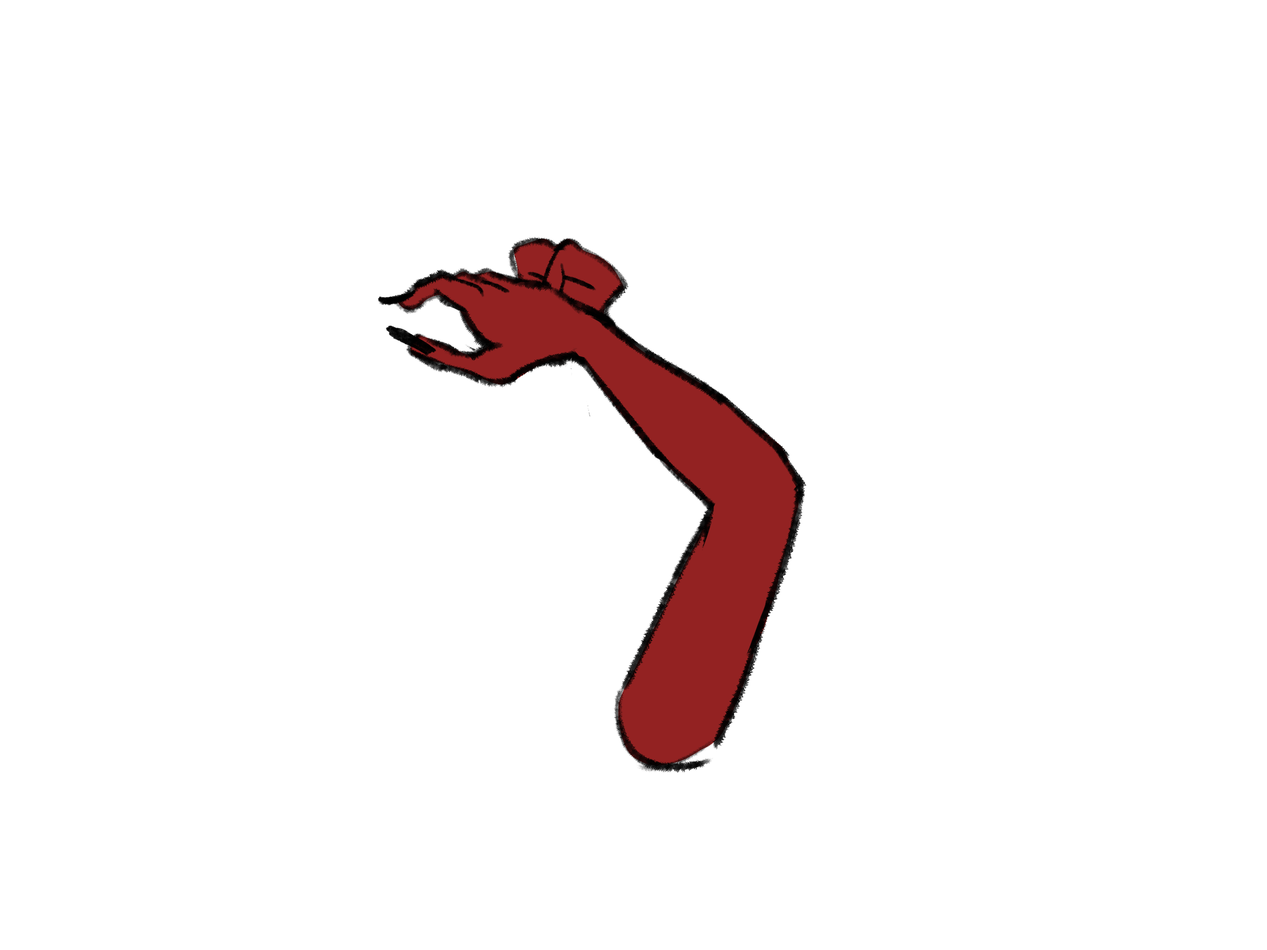
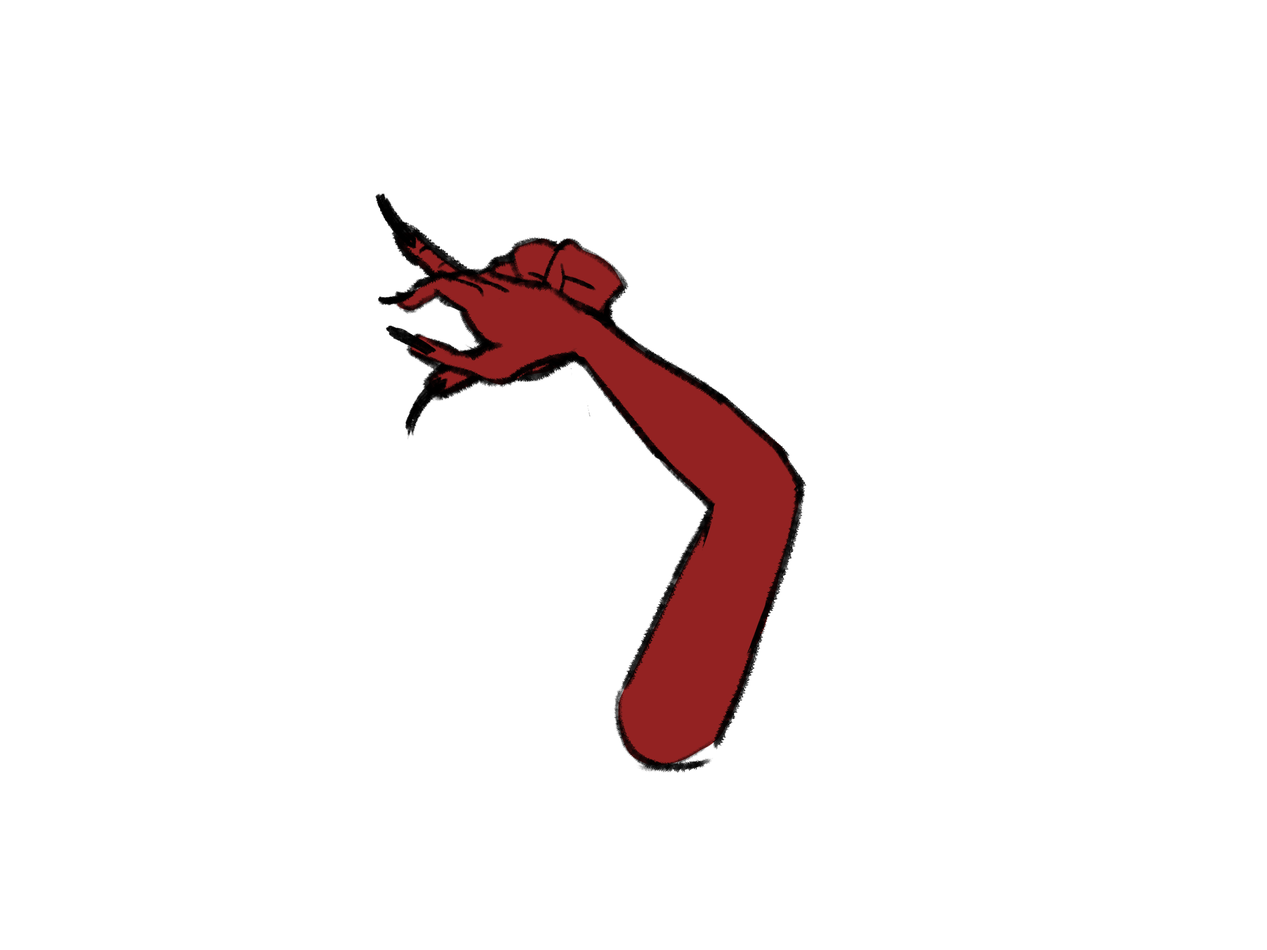
Layered file, before and after one edit (1267 x 950). Changes by layer:
added group "Doigt" (1st of 2) with 2 layers above "Hand" over (394, 267, 511, 315)
added layer "Doigt" (2nd of 2, in "Doigt") in group "Doigt" over (394, 268, 491, 315)
added layer "Doigt-1" in group "Doigt" over (394, 267, 511, 309)
painted on "Hand" (2nd of 2, in "Hand") over (394, 267, 614, 441)
added layer "Hand-2" in group "Hand" over (374, 193, 614, 441)
showed "Arrière-plan" over (374, 193, 614, 441)
